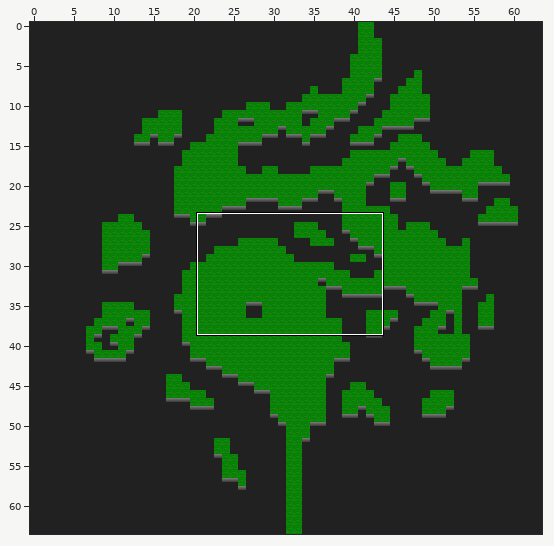
Tiled map: Bin/Data/Maps/Confrontation.tmx. Above: a wide view before the commit, with the close-up outlined.
Close-up. As it was:
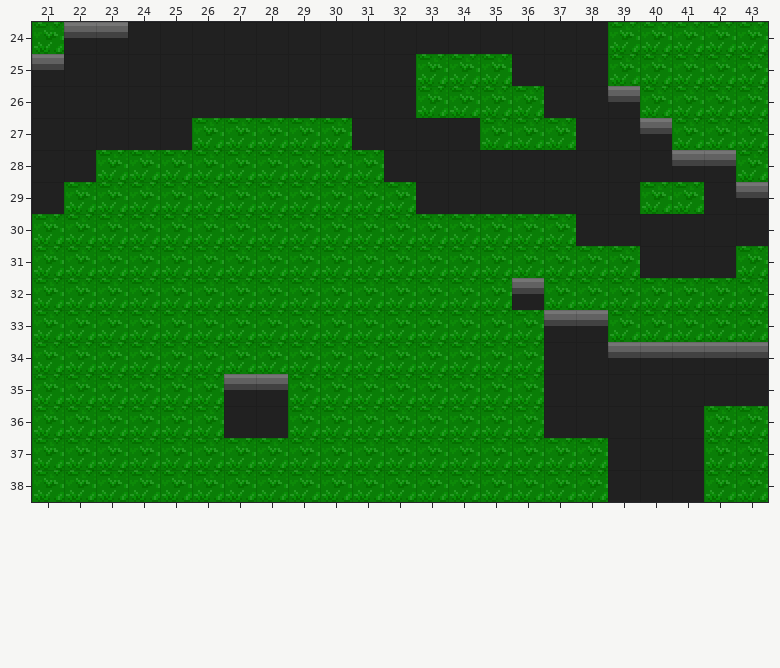
Cells are 64x64 px. Shown: x 21..43, y 24..38.
Now the later version:
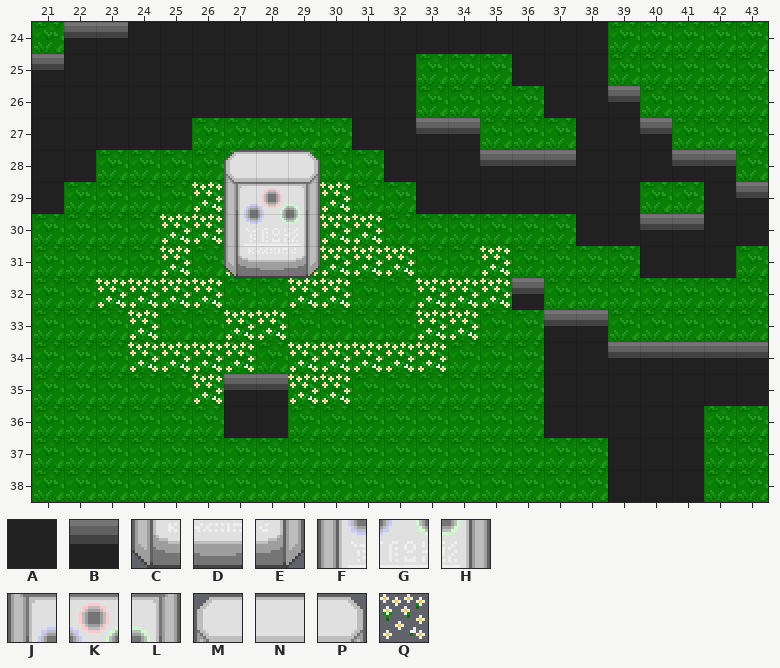
Key: from "Tiles": A 27 "void", B 28 "voidSide", C 29 "altarBotLeft", D 30 "altarBotMid", E 31 "altarBotRight", F 32 "altarLBLeft", G 33 "altarLBMid", H 34 "altarLBRight", J 35 "altarTBLeft", K 36 "altarTBMid", L 37 "altarTBRight", M 38 "altarTopLeft", N 39 "altarTopMid", P 40 "altarTopRight", Q 41 "whiteFlowers".
_ is an empty cell, . an unchanged one.
Changes in this commit:
--- layer "Ground"
@@ x 33..37 @@
-27 AA...
-28 ..AAA
+27 BB...
+28 ..BBB
@@ x 41..41 @@
-30 A
+30 B
--- layer "Ground2"
@@ x 23..35 @@
-29 ..._..._.....
-30 ..__...__....
-31 .._._.____.._
-32 ____..__..___
-33 ._..__....__.
-34 .____._____..
-35 ..._..__.....
+29 ...Q...Q.....
+30 ..QQ...QQ....
+31 ..Q.Q.QQQQ..Q
+32 QQQQ..QQ..QQQ
+33 .Q..QQ....QQ.
+34 .QQQQ.QQQQQ..
+35 ...Q..QQ.....
--- layer "Actor"
@@ x 27..40 @@
-30 ___.........._
-31 ___...........
+30 FGH..........B
+31 CDE...........
--- layer "Upper"
@@ x 27..29 @@
-28 ___
-29 ___
+28 MNP
+29 JKL
